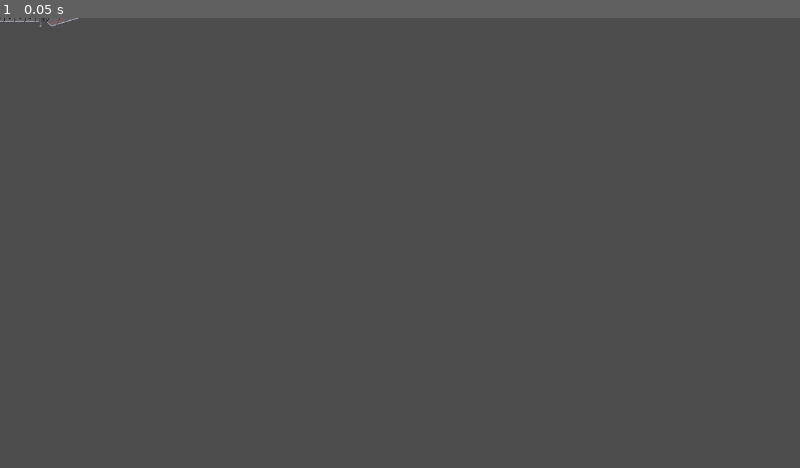
Above: before the commit, frame 1.
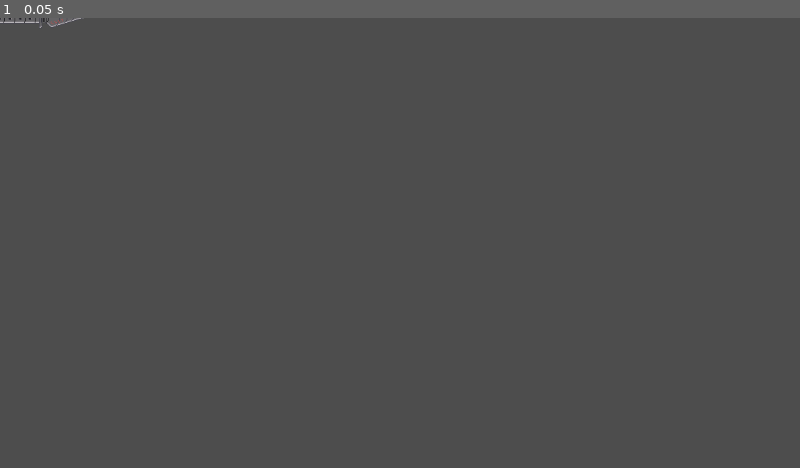
Above: after the commit, the same moment.

Repository: IsaacAmann/Space-MMO-Server
Game: Godot game, scene res://Ships/SovietRocketOne/SovietRocketOne.tscn
Two runs of this game, one before a commit and one after it. Both use one fixed random seed, a clock stepped at 60 frames per second and the inputs below. This scene is started directly instead of the project's main scene.
Inputs:
- Up to frame 1 (0.05 s): no input

The runs differ from the first frame. In frame 1, less than 0.1% of the frame differs, in the area x 0-11%, y 0-3%.

Commit message:
Fixed JSON server side, external modules now added when spawning ship

Diff:
--- a/godot-client/EntityHandler.gd
+++ b/godot-client/EntityHandler.gd
@@ -50,9 +50,28 @@
 		var jsonString = Marshalls.base64_to_raw(dataSection.get_string_from_ascii()).get_string_from_ascii();
 
 		print("Json: " + jsonString)
+		var json = JSON.new()
+		var error = json.parse(jsonString)
+		if error == OK:
+			var data = json.data
+			print(data.test)
+			print(data.externalModules[0].moduleName)
 
-		newEntity = sovietRocketOne.instantiate()
-		pass
+			newEntity = sovietRocketOne.instantiate()
+
+			for i in range(data.externalModules.size()):
+				var moduleScene = load(data.externalModules[i].scenePath)
+
+				if(moduleScene != null):
+					var module = moduleScene.instantiate()
+					newEntity.get_node("./externalModuleContainer").add_child(module)
+				else:
+					print("Error adding module")
+				pass
+
+		else:
+			print("JSON error: ", json.get_error_message(), " in ", jsonString, " at line ", json.get_error_line())
+
 	else:
 		#Handle binary format
 		pass
@@ -136,7 +155,11 @@
 		entity.position = Vector2(positionX, positionY)
 		entity.velocity = Vector2(velocityX, velocityY)
 		entity.angularVelocity = rotationalVelocity
-		entity.spriteRotation = rotation
+		#entity.spriteRotation = rotation
+		entity.rotation = rotation
 		print("velocityx: " + str(velocityX))
+
+
+
 		#print("y: " + str(positionY))
 		#print("rotation: " + str(rotation))
--- a/godot-client/Ships/BaseShip/BaseShip.gd
+++ b/godot-client/Ships/BaseShip/BaseShip.gd
@@ -12,12 +12,16 @@
 @export var entityID: int
 @export var spriteRotation: float
 var sprite
+var externalModuleContainer
 
 # Called when the node enters the scene tree for the first time.
 func _ready():
+
+	externalModuleContainer = get_node("./externalModuleContainer")
 	#get internal modules
 	sprite = get_node("./Sprite2D")
 	#get external modules
+
 
 	pass # Replace with function body.
 
@@ -26,7 +30,12 @@
 func _process(delta):
 
 	position += velocity * delta
-	sprite.rotation = spriteRotation
-	sprite.rotation += angularVelocity * delta
+	#sprite.rotation = spriteRotation
+	#sprite.rotation += angularVelocity * delta
 	#rotation = spriteRotation
-	#rotation += angularVelocity * delta
+	rotation += angularVelocity * delta
+	#Modify external Modules
+	var moduleContainer = get_node("./externalModuleContainer")
+	var modules = moduleContainer.get_children()
+	for i in range(modules.size()):
+		modules[i].rotation = 0
--- a/godot-client/Ships/BaseShip/BaseShip.tscn
+++ b/godot-client/Ships/BaseShip/BaseShip.tscn
@@ -8,3 +8,5 @@
 [node name="Sprite2D" type="Sprite2D" parent="."]
 
 [node name="CollisionPolygon2D" type="CollisionPolygon2D" parent="."]
+
+[node name="externalModuleContainers" type="Node2D" parent="."]
--- a/godot-client/Ships/Modules/ExternalModules/Tools/MiningDrill/MiningDrill.tscn
+++ b/godot-client/Ships/Modules/ExternalModules/Tools/MiningDrill/MiningDrill.tscn
@@ -3,6 +3,8 @@
 [ext_resource type="Texture2D" uid="uid://bbch4jfjfn3bg" path="res://Ships/Modules/ExternalModules/Tools/MiningDrill/miningDrill.png" id="1_r0ec1"]
 
 [node name="Node2D" type="Node2D"]
+rotation = 3.14159
 
 [node name="Sprite2D" type="Sprite2D" parent="."]
+rotation = 3.14159
 texture = ExtResource("1_r0ec1")
--- a/godot-client/Ships/SovietRocketOne/SovietRocketOne.tscn
+++ b/godot-client/Ships/SovietRocketOne/SovietRocketOne.tscn
@@ -7,13 +7,14 @@
 size = Vector2(231, 34)
 
 [node name="SovietRocketOne" type="CharacterBody2D"]
-position = Vector2(-122, -38)
 script = ExtResource("1_sphie")
 
 [node name="CollisionShape2D" type="CollisionShape2D" parent="."]
-position = Vector2(122, 38)
 shape = SubResource("RectangleShape2D_bukiv")
 
 [node name="Sprite2D" type="Sprite2D" parent="."]
-position = Vector2(122, 38)
+position = Vector2(0, 1)
 texture = ExtResource("2_oxpv1")
+
+[node name="externalModuleContainer" type="Node2D" parent="."]
+position = Vector2(34, -9)
--- a/godot-client/WebSocketHandler.gd
+++ b/godot-client/WebSocketHandler.gd
@@ -21,6 +21,7 @@
 	print(error);
 	entityHandler = get_node("../EntityHandler")
 	inputHandler = get_node("../InputHandler")
+
 
 # Called every frame. 'delta' is the elapsed time since the previous frame.
 func _process(delta):
Not shown, changed: godot-client/export_presets.cfg
Not shown, changed: backend/src/main/java/com/SpaceMMO/GameManagement/EntitySystem/ExternalModules/MiningDrillModule.java
Not shown, changed: backend/src/main/java/com/SpaceMMO/GameManagement/EntitySystem/PlayerEntity.java
Not shown, changed: backend/src/main/java/com/SpaceMMO/GameManagement/EntitySystem/ShipExternalModule.java
Not shown, changed: backend/src/main/java/com/SpaceMMO/GameManagement/EntitySystem/ShipInternalModule.java
Not shown, added: godot-client/Export.pck
